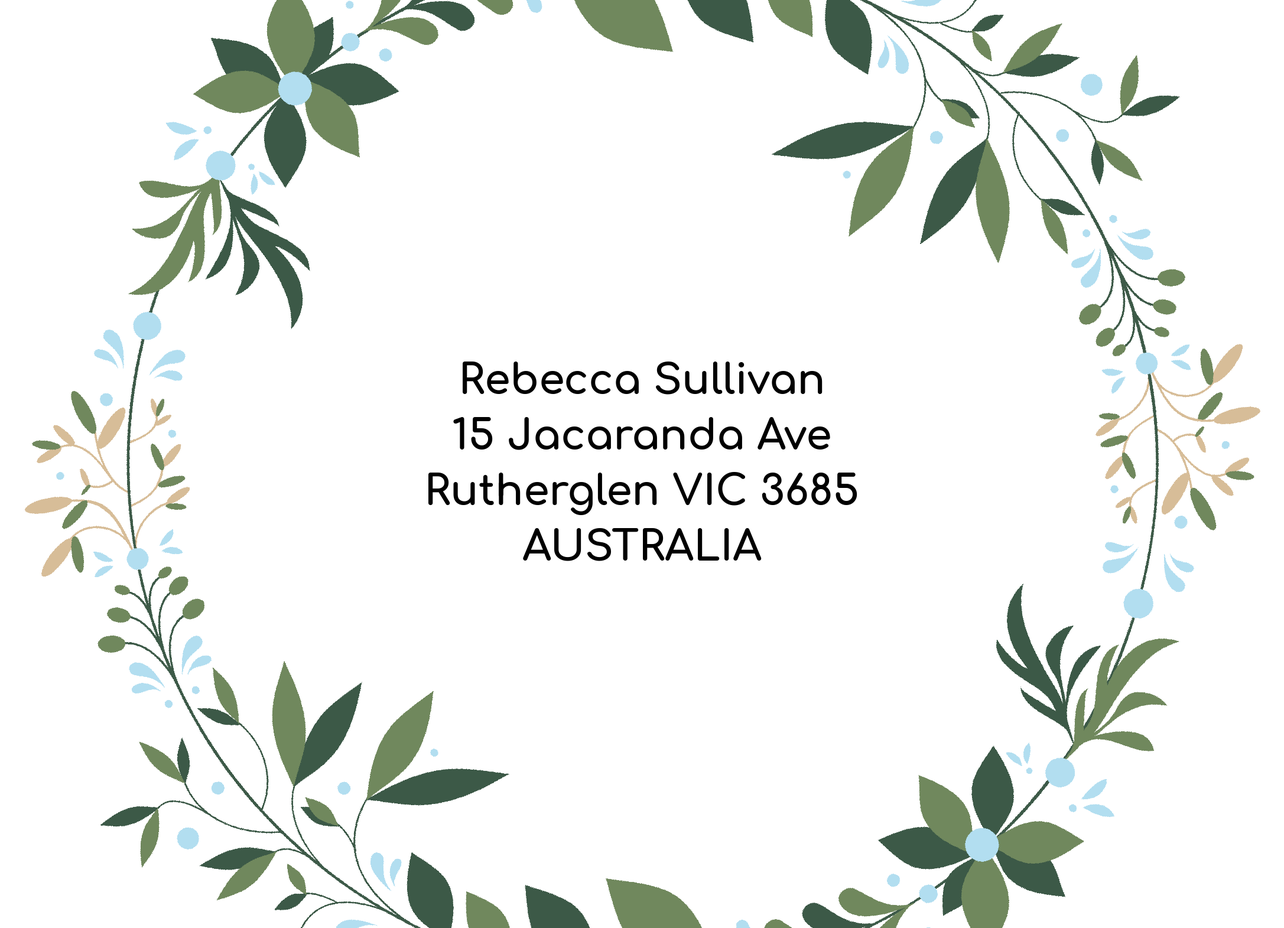
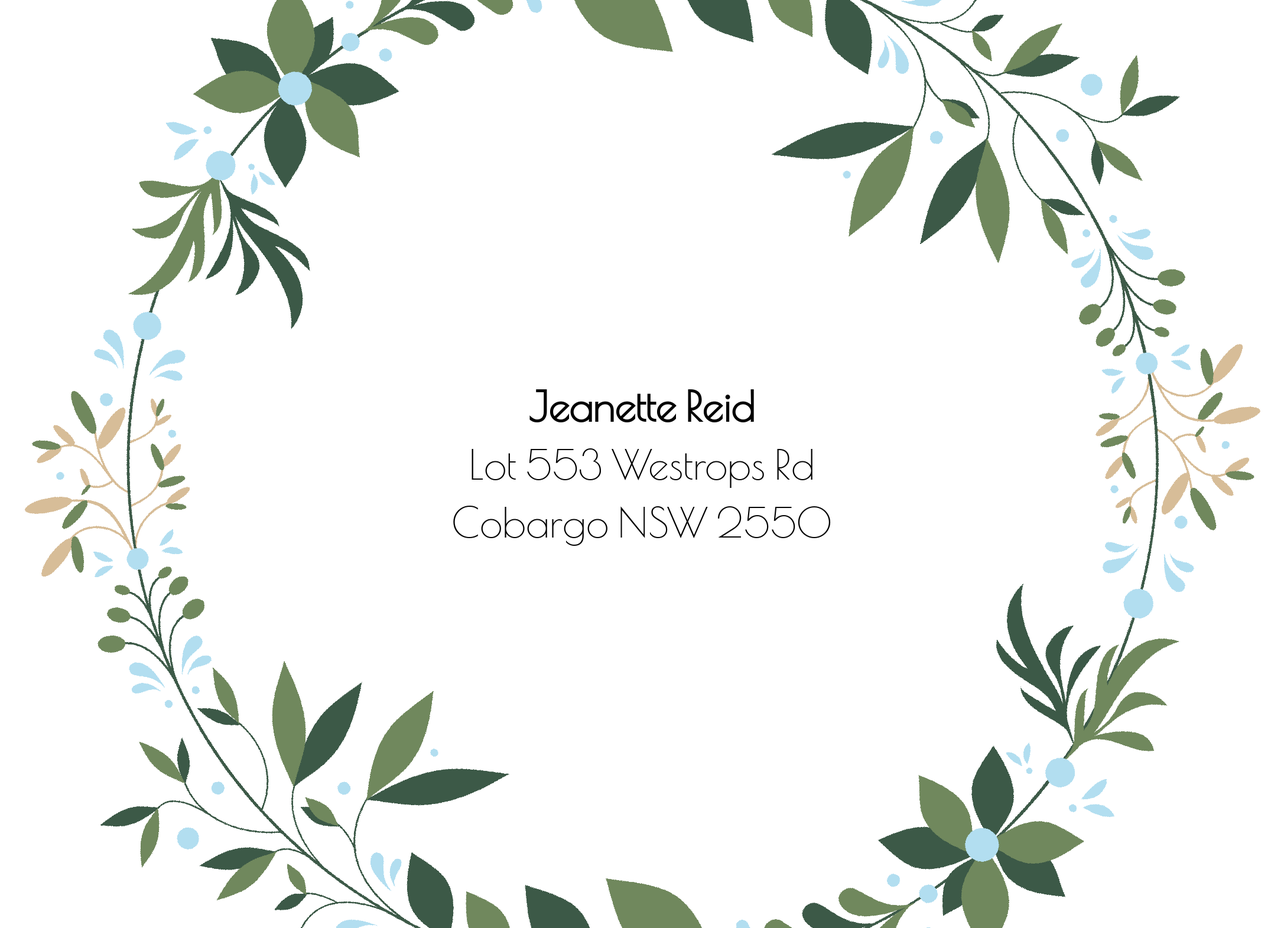
Layers edited between the first and the second 1284×928 image:
renamed "Rebecca Sullivan ..." to "Jeanette Reid ...", painted on it over [428, 361, 858, 562]
